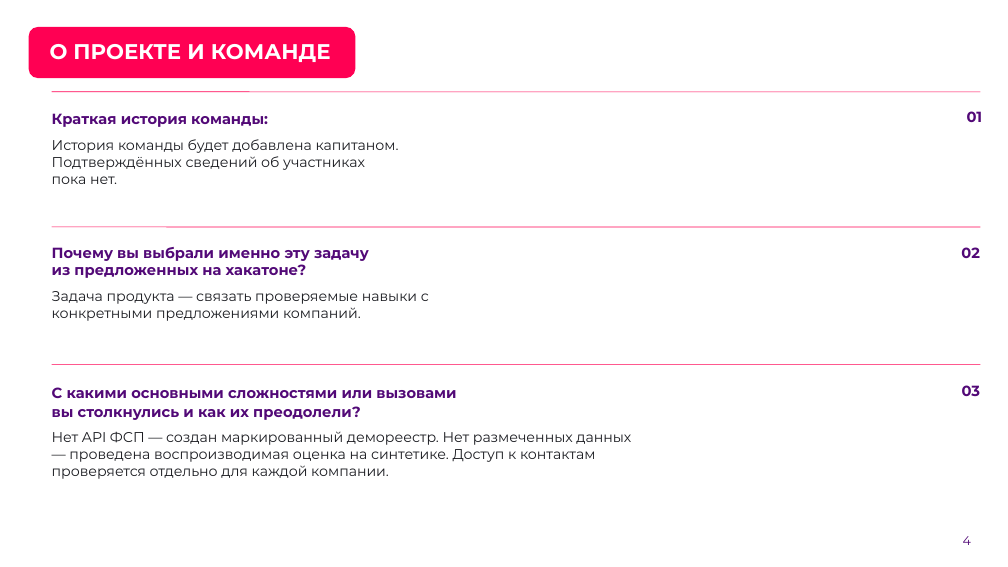
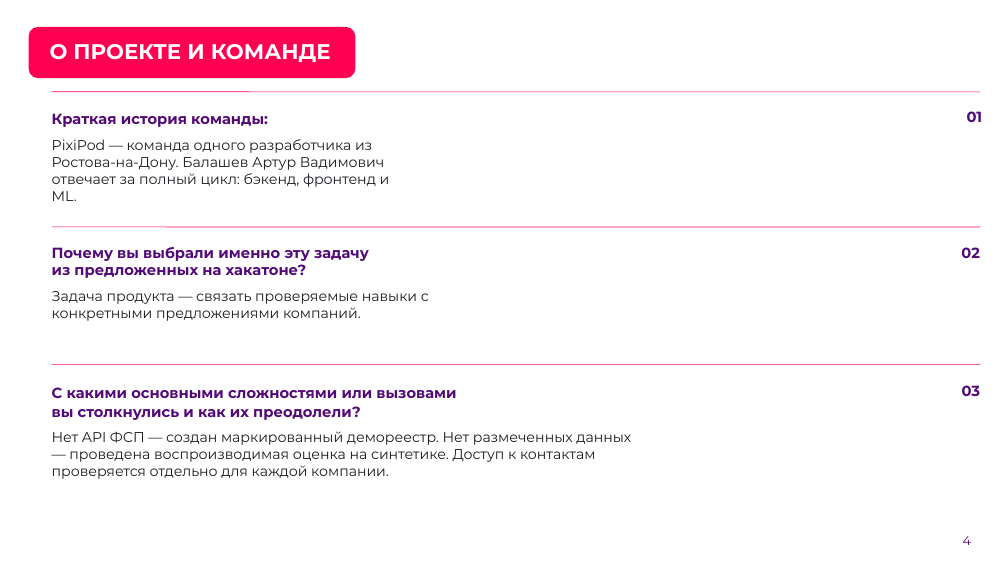
Before and after one commit to ArtycoBW/-, a slide deck: slide 4 of output/presentation/Разряд-презентация.pptx. Drawn at 1008x567 pixels with LibreOffice and Linux fonts; fonts in the diff are those of the drawing; background and template pictures are left out. Boxes give left, top, right and bottom in pixels: in the first picture for what was removed or moved away, otherwise in the second. Text is boxed around its words. In the diff, an @@ line names an element or a change of style, - is before the commit and + after.

Commit message:
docs(team): сведения о команде PixiPod в материалах защиты

```diff
--- a/output/presentation/Разряд-презентация.pptx
+++ b/output/presentation/Разряд-презентация.pptx
@@ text at (52, 139, 390, 201): text changed @@
-История команды будет добавлена капитаном. Подтверждённых сведений об участниках пока нет.
+PixiPod — команда одного разработчика из Ростова-на-Дону. Балашев Артур Вадимович отвечает за полный цикл: бэкенд, фронтенд и ML.
```
Also in this commit, not shown: 1 other slide changed, 1 slide added, 1 slide removed, 3 other files.
